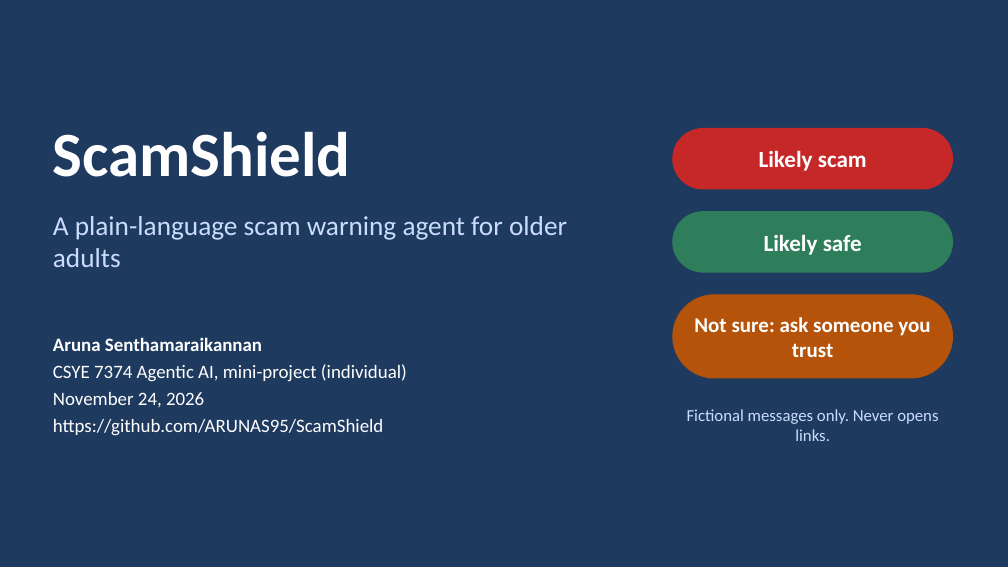
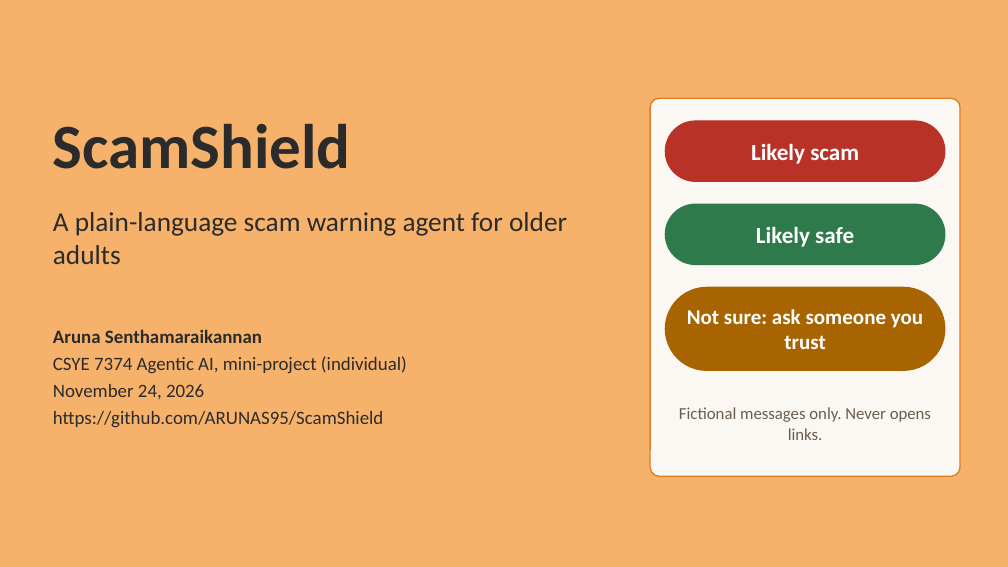
Before and after one commit to ARUNAS95/ScamShield, a slide deck: slide 1 of docs/ScamShield_Presentation.pptx. Drawn at 1008x567 pixels with LibreOffice and Linux fonts; fonts in the diff are those of the drawing. Boxes give left, top, right and bottom in pixels: in the first picture for what was removed or moved away, otherwise in the second. Text is boxed around its words. In the diff, an @@ line names an element or a change of style, - is before the commit and + after.

Commit message:
Restyle the deck: off-white and light orange; add the large blind test slide
Colors are named constants in build_pptx.js. The new slide reads
large_rules.txt and, once the live run exists, large_agent_rag_results.json.

```diff
--- a/docs/ScamShield_Presentation.pptx
+++ b/docs/ScamShield_Presentation.pptx
@@ background #1F3A5F to #F6B26B @@
@@ text "ScamShield" at (53, 123, 351, 169): text colour #FFFFFF to #2B2B2B @@
@@ text "ScamShield": place and size @@
-text "ScamShield" at (53, 131, 351, 177)
+text "ScamShield" at (53, 123, 351, 169)
@@ rounded rectangle added at (650, 98, 960, 476), fill #FBF8F3, outline #E07B24 1.25 pt @@
@@ rounded rectangle at (665, 121, 945, 181): fill #C62828 to #B83227; outline #C62828 1 pt to #B83227 1 pt @@
@@ text "A plain-language scam warning agent ..." at (53, 212, 567, 264): text colour #CADCFC to #2B2B2B @@
@@ rounded rectangle at (665, 204, 945, 265): fill #2E7D5B to #2F7A4B; outline #2E7D5B 1 pt to #2F7A4B 1 pt @@
@@ 4 texts, 3 rounded rectangles: place and size @@
-4 texts, 3 rounded rectangles at (673, 129, 953, 441)
+4 texts, 3 rounded rectangles at (665, 121, 945, 440)
@@ rounded rectangle at (665, 287, 945, 371): fill #B45309 to #A86400; outline #B45309 1 pt to #A86400 1 pt @@
@@ text "Aruna Senthamaraikannan": place and size @@
-text "Aruna Senthamaraikannan" at (53, 337, 407, 436)
+text "Aruna Senthamaraikannan" at (53, 329, 407, 428)
@@ text "Aruna Senthamaraikannan" at (53, 329, 407, 428): text colour #FFFFFF to #2B2B2B @@
@@ text "Fictional messages only. Never opens ..." at (679, 407, 931, 440): text colour #CADCFC to #6A5D50; vertical alignment top to middle @@
```
Also in this commit, not shown: 12 other slides changed, 1 slide added, 3 other files.
